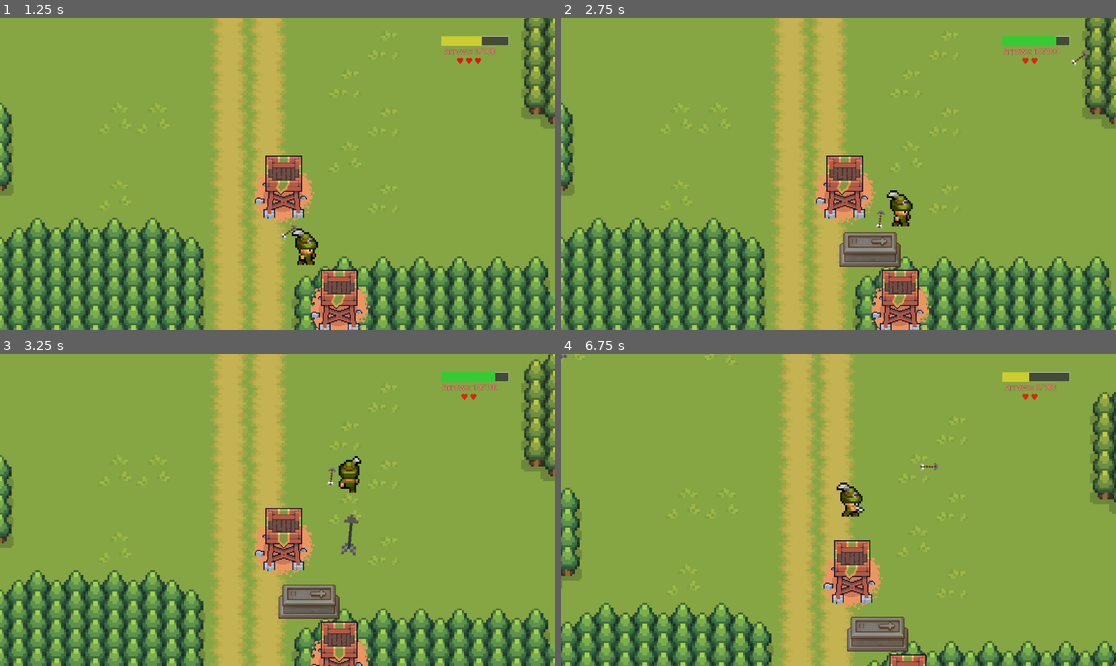
Above: before the commit, frames 1-4 (two rows, left to right).
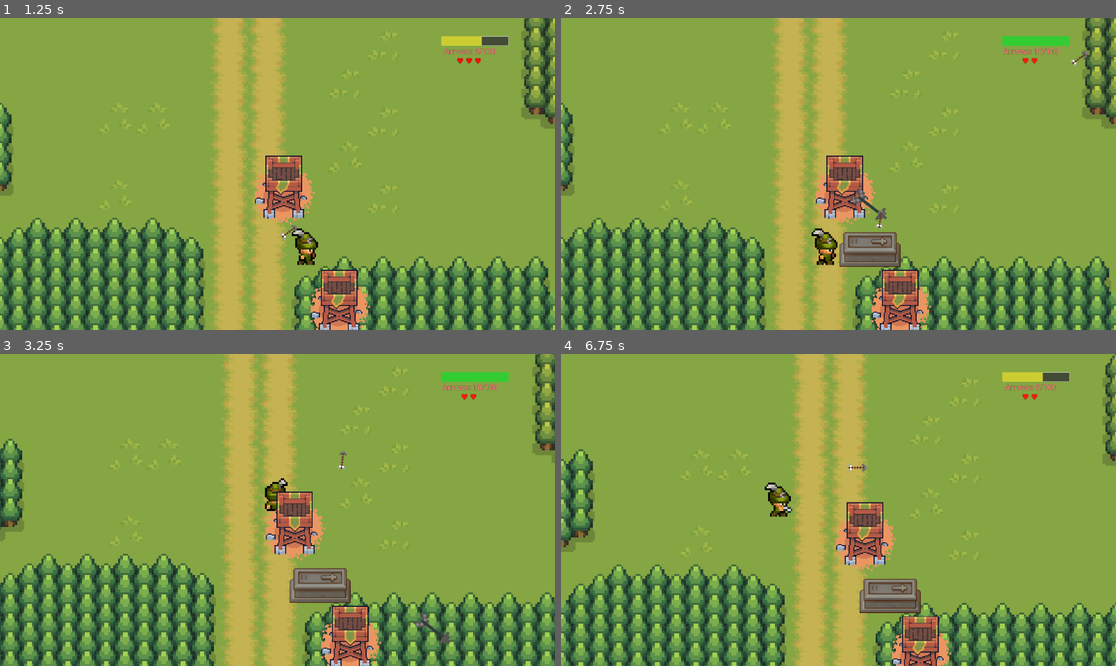
Above: after the commit, the same moments.

Repository: AethelVeritas/Dunedain
Game: Godot game, scene res://scenes/root.tscn
The game is run twice, just before and just after one commit, with the same random seed, the same clock (stepped at 60 frames per second) and the same inputs. This scene is started directly instead of the project's main scene.
Inputs (mouse positions are in pixels of both pictures, inside the frame that each line leads up to):
- Up to frame 1 (1.25 s): move the mouse to (399, 158) at 0.52 s; hold D (right) from 0.53 s (still down); click (399, 158) at 0.6 s
- Up to frame 2 (2.75 s): move the mouse to (727, 189) at 1.27 s; release D (right) at 1.28 s; hold S (down) 1.28-2.03 s; click (727, 189) at 1.35 s; move the mouse to (894, 105) at 2.02 s; hold D (right) from 2.03 s (still down); click (894, 105) at 2.1 s
- Up to frame 3 (3.25 s): move the mouse to (249, 572) at 2.77 s; release D (right) at 2.78 s; hold W (up) from 2.78 s (still down); click (249, 572) at 2.85 s
- Up to frame 4 (6.75 s): move the mouse to (1005, 556) at 3.52 s; release W (up) at 3.53 s; hold A (left) 3.53-5.03 s; click (1005, 556) at 3.6 s; move the mouse to (672, 463) at 4.27 s; click (672, 463) at 4.35 s; move the mouse to (866, 510) at 5.02 s; hold S (down) 5.03-5.78 s; click (866, 510) at 5.1 s; move the mouse to (755, 432) at 5.77 s; hold D (right) 5.78-6.53 s; click (755, 432) at 5.85 s; move the mouse to (960, 494) at 6.52 s; hold W (up) from 6.53 s (still down); click (960, 494) at 6.6 s

Frame 1 is identical in both runs. In frame 2, 1.0% of the frame differs, in the area x 45-92%, y 5-80%; in frame 3, 34%, in the area x 0-100%, y 0-100%; in frame 4, 32%.

Commit message:
more things

Diff:
--- a/scenes/root.tscn
+++ b/scenes/root.tscn
@@ -5,7 +5,6 @@
 [ext_resource type="Texture2D" uid="uid://btcv8xwvke14a" path="res://sprites/terrain/survivalgame-trees.png" id="4_j287u"]
 [ext_resource type="PackedScene" uid="uid://dkqk7f4s0wbqy" path="res://scenes/turret.tscn" id="4_sqa0i"]
 [ext_resource type="Texture2D" uid="uid://cafnushewpbck" path="res://sprites/terrain/survivalgame-terrian-water.png" id="5_5sfjl"]
-[ext_resource type="PackedScene" path="res://scenes/testfield.tscn" id="5_jh1ax"]
 [ext_resource type="Texture2D" uid="uid://d38b4nngiddu1" path="res://sprites/terrain/survivalgame-terrian-defult.png" id="5_kycxp"]
 [ext_resource type="Texture2D" uid="uid://jryjpagpsv20" path="res://sprites/terrain/survivalgame-terrian-cliffs.png" id="6_j287u"]
 [ext_resource type="PackedScene" uid="uid://cm7avbp2n4ulk" path="res://scenes/door.tscn" id="9_3hfy5"]
@@ -988,6 +987,9 @@
 sources/4 = SubResource("TileSetAtlasSource_xsp7o")
 sources/5 = SubResource("TileSetAtlasSource_l5cgh")
 
+[sub_resource type="SegmentShape2D" id="SegmentShape2D_5sfjl"]
+b = Vector2(117, 0)
+
 [node name="Root" type="Node2D"]
 script = ExtResource("1_sqa0i")
 
@@ -1017,13 +1019,10 @@
 z_index = 1
 position = Vector2(23, 89)
 
-[node name="Node2D" parent="." instance=ExtResource("5_jh1ax")]
-z_index = -1
-
 [node name="Doors" type="Node" parent="."]
 
 [node name="Door_S" parent="Doors" instance=ExtResource("9_3hfy5")]
-position = Vector2(-72, 96)
+position = Vector2(-73, 147)
 destination_level_tag = "root"
 destination_door_tag = "N"
 spawn_direction = "down"
@@ -1031,4 +1030,10 @@
 [node name="Spawn" parent="Doors/Door_S" index="1"]
 position = Vector2(0, -32)
 
+[node name="StaticBody2D" type="StaticBody2D" parent="."]
+
+[node name="CollisionShape2D" type="CollisionShape2D" parent="StaticBody2D"]
+position = Vector2(-135, 118)
+shape = SubResource("SegmentShape2D_5sfjl")
+
 [editable path="Doors/Door_S"]
--- a/scripts/end_game_screen.gd
+++ b/scripts/end_game_screen.gd
@@ -11,8 +11,8 @@
 
 func show_end_screen(graves_count: int, lives_lost: int):
 	# Update stats
-	graves_label.text = "Graves Created: " + str(graves_count)
-	lives_used_label.text = "Lives Lost: " + str(lives_lost)
+	graves_label.text = "Lives Saccrificed: " + str(graves_count)
+	#lives_used_label.text = "Lives Lost: " + str(lives_lost)
 
 	# Show the screen
 	visible = true
--- a/scripts/player.gd
+++ b/scripts/player.gd
@@ -16,6 +16,7 @@
 #var bow_equiped = true
 var bow_reload = true
 var arrow = preload("res://scenes/arrow.tscn")
+var initial_position: Vector2
 
 func _physics_process(delta):
 	# Block all controls when game over screen is active
@@ -158,7 +159,7 @@
 	arrow_count = max_arrows
 	is_dead = false
 	game_over_screen_active = false
-	global_position = Vector2(0, 0) # Or whatever the spawn position should be
+	global_position = initial_position # Respawn at initial spawn point
 
 	# Update UI
 	if health_bar:
@@ -187,6 +188,9 @@
 	end_screen.show_end_screen(graves_count, lives_lost)
 
 func _ready():
+	# Store initial position for respawning
+	initial_position = global_position
+
 	# Reset stats when player spawns
 	current_health = max_health
 	arrow_count = max_arrows
